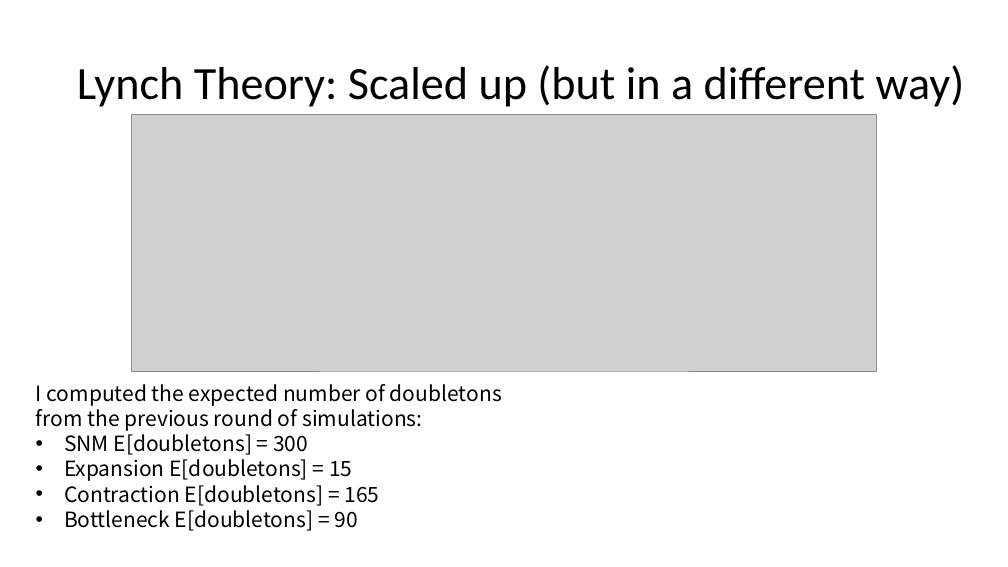
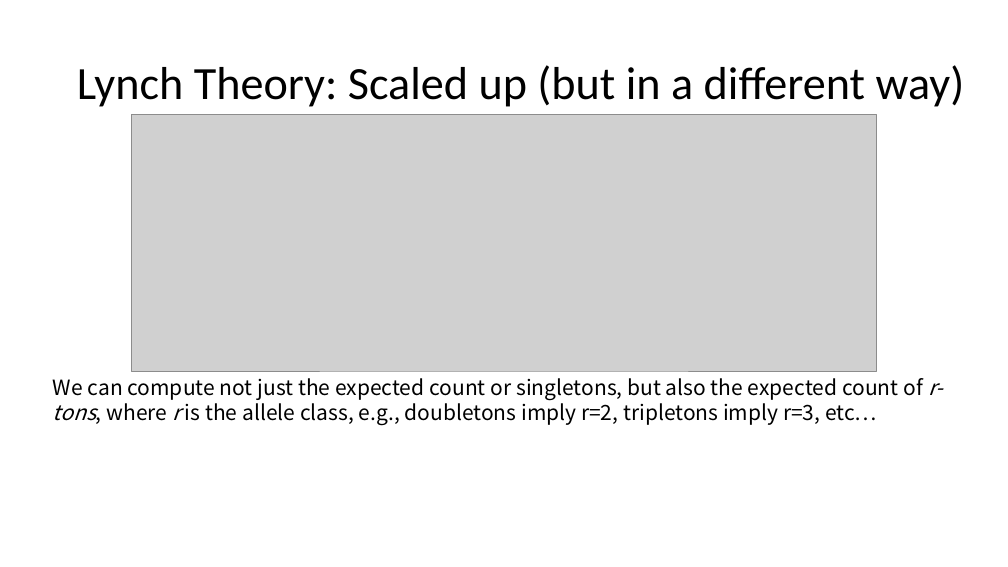
Before and after one commit to jon-mah/sample_size_demography, a slide deck: slide 22 of Summary/20250626_lab_meeting.pptx (slide 23 before the commit). Drawn at 1008x567 pixels with LibreOffice and Linux fonts; fonts in the diff are those of the drawing; grey boxes stand for pictures. Boxes give left, top, right and bottom in pixels: in the first picture for what was removed or moved away, otherwise in the second. Text is boxed around its words. In the diff, an @@ line names an element or a change of style, - is before the commit and + after.

Commit message:
dadi simulations script

```diff
--- a/Summary/20250626_lab_meeting.pptx
+++ b/Summary/20250626_lab_meeting.pptx
@@ text at bbox=[53, 378, 943, 426]: text changed @@
-I computed the expected number of doubletons from the previous round of simulations:
-• SNM E[doubletons] = 300
-• Expansion E[doubletons] = 15
-• Contraction E[doubletons] = 165
-• Bottleneck E[doubletons] = 90
+We can compute not just the expected count or singletons, but also the expected count of r-tons, where r is the allele class, e.g., doubletons imply r=2, tripletons imply r=3, etc…
```
Also in this commit, not shown: 4 other slides changed, 36 slides added, 2 slides removed, 5 other files.
